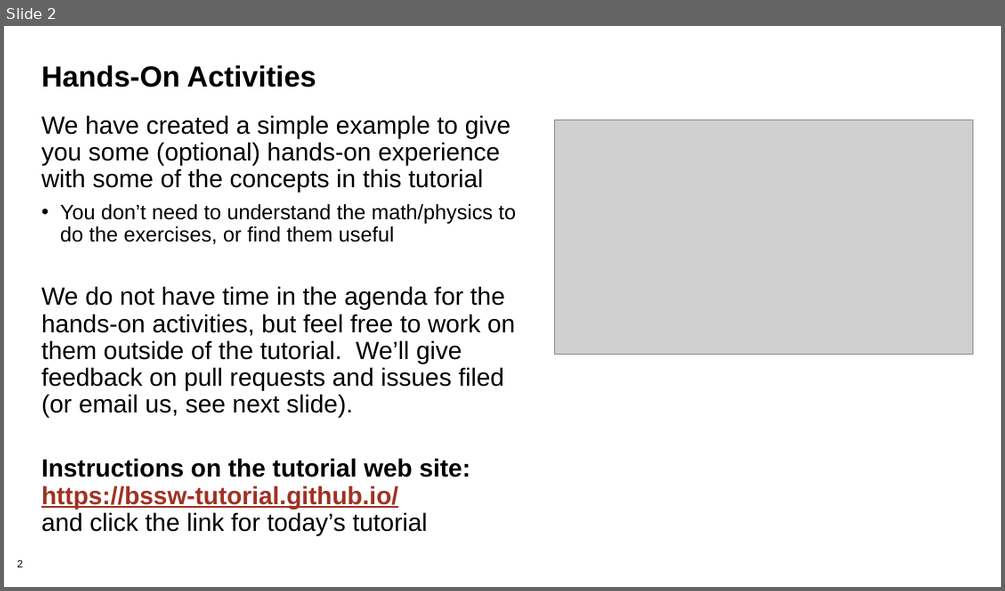
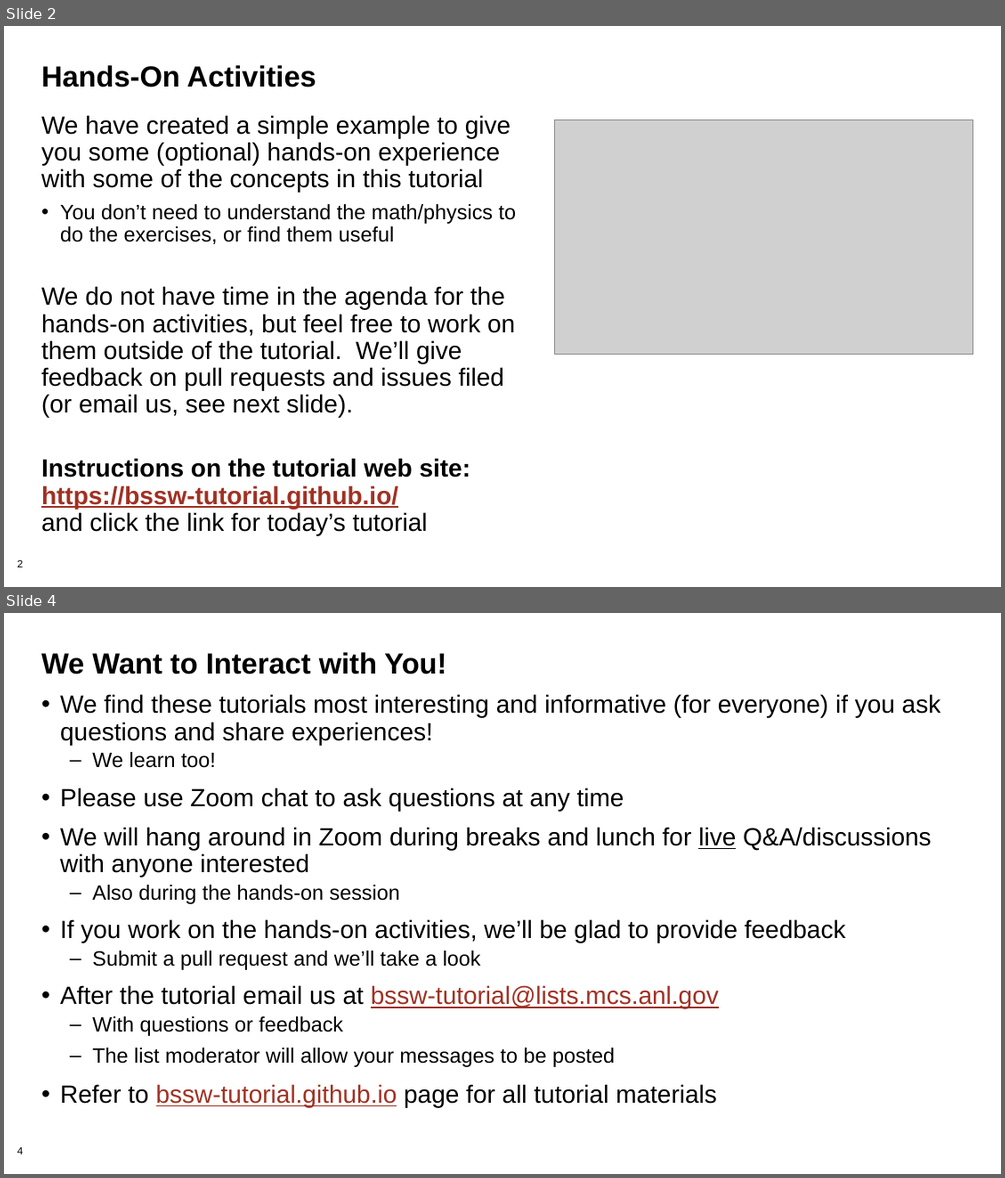
Before and after one commit to bssw-tutorial/presentations, a slide deck: intro-extra.pptx. Shown one above the other, each under a label of ours: slide 2 before the commit, slides 2 and 4 after it; the slides between them are not shown. The pictures are 1005x591 and 1005x1178 pixels, drawn with LibreOffice and Linux fonts; fonts in the diff are those of the drawing; grey boxes stand for pictures; background and template pictures are left out. Boxes give left, top, right and bottom in pixels: in the first picture for what was removed or moved away, otherwise in the second. Text is boxed around its words. In the diff, an @@ line names an element or a change of style, - is before the commit and + after.

```diff
--- a/intro-extra.pptx
+++ b/intro-extra.pptx
@@ slide 4 added at [4, 613, 1001, 1174], background #FFFFFF; not listed: 1 template element that a slide beside it also shows @@
@@ title added at [41, 652, 446, 674], 28 pt, text #000000, bold @@
+We Want to Interact with You!
@@ text added at [60, 694, 941, 1107], 24 pt, text #000000 @@
+• We find these tutorials most interesting and informative (for everyone) if you ask questions and share experiences!
+  – We learn too!
+• Please use Zoom chat to ask questions at any time
+• We will hang around in Zoom during breaks and lunch for live Q&A/discussions with anyone interested
+  – Also during the hands-on session
+• If you work on the hands-on activities, we’ll be glad to provide feedback
+  – Submit a pull request and we’ll take a look
+• After the tutorial email us at bssw-tutorial@lists.mcs.anl.gov
+  – With questions or feedback
+  – The list moderator will allow your messages to be posted
+• Refer to bssw-tutorial.github.io page for all tutorial materials
```
Also in this commit, not shown: 1 other slide added, 7 other files.
